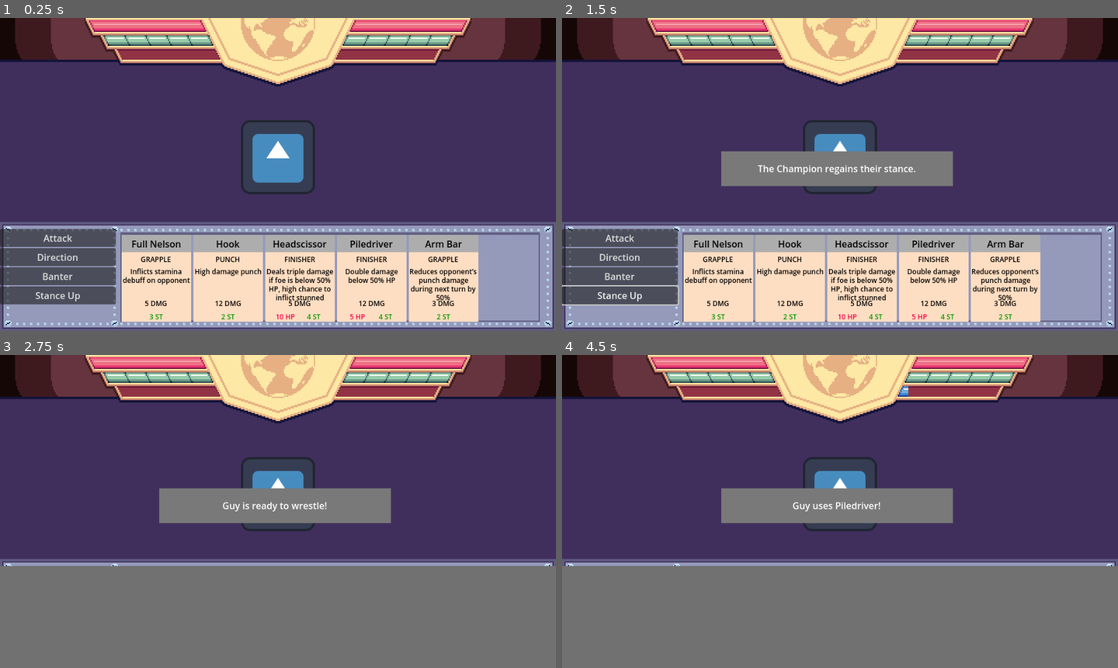
Above: before the commit, frames 1-4 (two rows, left to right).
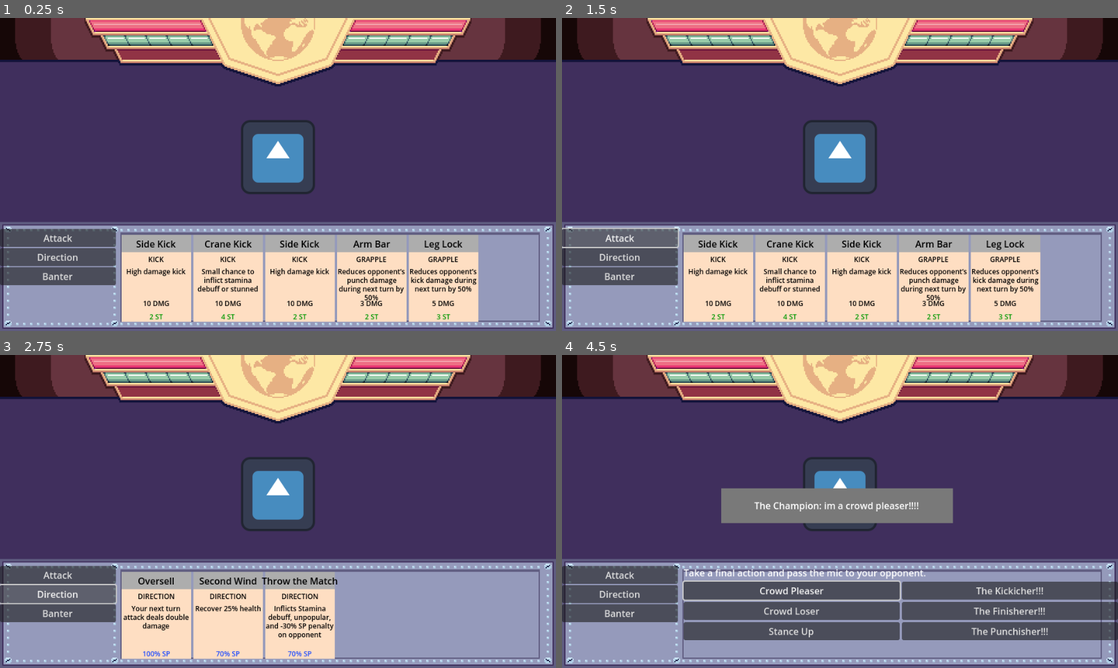
Above: after the commit, the same moments.

Repository: rakthalekk/JameGamWinter2024
Game: Godot game, scene res://src/main.tscn
The game is run twice, just before and just after one commit, with the same random seed, the same clock (stepped at 60 frames per second) and the same inputs. The engine's default icon, where the game draws it, is replaced by a stand-in: a white triangle on a blue panel in a dark square.
Inputs (mouse positions are in pixels of both pictures, inside the frame that each line leads up to):
- Up to frame 1 (0.25 s): no input
- Up to frame 2 (1.5 s): click (617, 296) at 0.5 s, where only the run before the commit has a clickable "Stance Up"; click "Attack" at 1.25 s
- Up to frame 3 (2.75 s): click "Direction" at 2 s
- Up to frame 4 (4.5 s): click "Banter" at 2.75 s; click (789, 589) at 3.5 s, where only the run after the commit has a clickable "Crowd Pleaser"; click (789, 611) at 4.25 s, where only the run after the commit has a clickable "Crowd Loser"

The runs differ from the first frame. In frame 1, 4.4% of the frame differs, in the area x 0-86%, y 71-97%; in frame 2, 9.4%; in frame 3, 35%, in the area x 0-100%, y 42-100%; in frame 4, 31%.

Commit message:
beginning of shop

Diff:
--- a/src/card_database.tscn
+++ b/src/card_database.tscn
@@ -32,7 +32,7 @@
 display_name = "Hook"
 description = "High damage punch"
 damage = 12
-stamina_cost = 2
+stamina_cost = 3
 
 [node name="Gut Punch" type="Sprite2D" parent="."]
 position = Vector2(585, 57)
@@ -77,8 +77,8 @@
 display_name = "Side Kick"
 type = 1
 description = "High damage kick"
-damage = 12
-stamina_cost = 3
+damage = 10
+stamina_cost = 2
 
 [node name="Leg Sweep" type="Sprite2D" parent="."]
 position = Vector2(252, 215)
@@ -212,19 +212,6 @@
 health_cost = 5
 stamina_cost = 4
 low_health_damage_multiplier = 2
-
-[node name="Headscissor" type="Sprite2D" parent="."]
-position = Vector2(755, 518)
-texture = ExtResource("2_spled")
-script = ExtResource("3_42tp3")
-display_name = "Headscissor"
-type = 3
-description = "Deals triple damage if foe is below 50% HP, high chance to inflict stunned"
-damage = 5
-health_cost = 10
-stamina_cost = 4
-stunned_chance = 66
-low_health_damage_multiplier = 3
 
 [node name="Oversell" type="Sprite2D" parent="."]
 position = Vector2(93, 663)
--- /dev/null
+++ b/src/card_shop.gd
@@ -0,0 +1,40 @@
+extends Control
+
+@export var shop_items : Array[Item]
+
+var CARDBUTTON = preload("res://src/card_shop_button.tscn")
+
+var selected_card: CardShopButton
+
+# Called when the node enters the scene tree for the first time.
+func _ready():
+	for item in shop_items:
+		var data = CardDatabase.get_card_by_name(item.item_name)
+		var card = CARDBUTTON.instantiate() as CardShopButton
+		card.populate_from_data(data, item.cost)
+		card.root = self
+		%Cards.add_child(card)
+
+	%Fame.text = str(Global.fame) + " Fame"
+
+
+func card_click(card: CardShopButton):
+	%CardInfo.text = card.card_data.display_name
+	selected_card = card
+
+
+func _on_buy_pressed():
+	if selected_card:
+		if Global.fame >= selected_card.card_cost:
+			Global.fame -= selected_card.card_cost
+			Global.player_card_list.append(selected_card.card_data)
+			%Fame.text = str(Global.fame) + " Fame"
+			selected_card.queue_free()
+			selected_card = null
+			%CardInfo.text = "No Card Selected"
+		else:
+			%CardInfo.text += "\nSorry Bud you cant afford that"
+
+
+func _on_leave_pressed():
+	get_tree().change_scene_to_file("res://src/main.tscn")
--- /dev/null
+++ b/src/card_shop.tscn
@@ -0,0 +1,125 @@
+[gd_scene load_steps=15 format=3 uid="uid://c0e06a6t5vpb2"]
+
+[ext_resource type="Script" path="res://src/card_shop.gd" id="1_gu8pu"]
+[ext_resource type="Script" path="res://src/item.gd" id="2_bxq17"]
+
+[sub_resource type="Resource" id="Resource_wj6d6"]
+script = ExtResource("2_bxq17")
+item_name = "Cross"
+cost = 100
+
+[sub_resource type="Resource" id="Resource_ard7s"]
+script = ExtResource("2_bxq17")
+item_name = "Hook"
+cost = 100
+
+[sub_resource type="Resource" id="Resource_syhht"]
+script = ExtResource("2_bxq17")
+item_name = "Gut Punch"
+cost = 100
+
+[sub_resource type="Resource" id="Resource_b2v8p"]
+script = ExtResource("2_bxq17")
+item_name = "Low Blow"
+cost = 100
+
+[sub_resource type="Resource" id="Resource_2dhnl"]
+script = ExtResource("2_bxq17")
+item_name = "Leg Sweep"
+cost = 100
+
+[sub_resource type="Resource" id="Resource_627es"]
+script = ExtResource("2_bxq17")
+item_name = "Roundhouse Kick"
+cost = 100
+
+[sub_resource type="Resource" id="Resource_lwhcg"]
+script = ExtResource("2_bxq17")
+item_name = "Flying Kick"
+cost = 100
+
+[sub_resource type="Resource" id="Resource_pdo1r"]
+script = ExtResource("2_bxq17")
+item_name = "Chokehold"
+cost = 100
+
+[sub_resource type="Resource" id="Resource_tpmfv"]
+script = ExtResource("2_bxq17")
+item_name = "Full Nelson"
+cost = 100
+
+[sub_resource type="Resource" id="Resource_uirqv"]
+script = ExtResource("2_bxq17")
+item_name = "Suplex"
+cost = 100
+
+[sub_resource type="Resource" id="Resource_t620x"]
+script = ExtResource("2_bxq17")
+item_name = "Gutbuster"
+cost = 100
+
+[sub_resource type="Resource" id="Resource_opwlb"]
+script = ExtResource("2_bxq17")
+item_name = "Body Slam"
+cost = 100
+
+[node name="CardShop" type="Control"]
+layout_mode = 3
+anchors_preset = 15
+anchor_right = 1.0
+anchor_bottom = 1.0
+grow_horizontal = 2
+grow_vertical = 2
+script = ExtResource("1_gu8pu")
+shop_items = Array[ExtResource("2_bxq17")]([SubResource("Resource_wj6d6"), SubResource("Resource_ard7s"), SubResource("Resource_syhht"), SubResource("Resource_b2v8p"), SubResource("Resource_2dhnl"), SubResource("Resource_627es"), SubResource("Resource_lwhcg"), SubResource("Resource_pdo1r"), SubResource("Resource_tpmfv"), SubResource("Resource_uirqv"), SubResource("Resource_t620x"), SubResource("Resource_opwlb")])
+
+[node name="VBoxContainer" type="VBoxContainer" parent="."]
+layout_mode = 1
+anchors_preset = 15
+anchor_right = 1.0
+anchor_bottom = 1.0
+grow_horizontal = 2
+grow_vertical = 2
+
+[node name="ScrollContainer" type="ScrollContainer" parent="VBoxContainer"]
+layout_mode = 2
+size_flags_vertical = 3
+
+[node name="Cards" type="HBoxContainer" parent="VBoxContainer/ScrollContainer"]
+unique_name_in_owner = true
+layout_mode = 2
+size_flags_horizontal = 3
+size_flags_vertical = 0
+
+[node name="HBoxContainer" type="HBoxContainer" parent="VBoxContainer"]
+layout_mode = 2
+size_flags_vertical = 3
+
+[node name="Fame" type="Label" parent="VBoxContainer/HBoxContainer"]
+unique_name_in_owner = true
+layout_mode = 2
+size_flags_vertical = 0
+text = "100000 Fame"
+
+[node name="CardInfo" type="Label" parent="VBoxContainer/HBoxContainer"]
+unique_name_in_owner = true
+custom_minimum_size = Vector2(200, 0)
+layout_mode = 2
+size_flags_vertical = 1
+text = "No Card Selected"
+autowrap_mode = 2
+
+[node name="Buy" type="Button" parent="VBoxContainer/HBoxContainer"]
+layout_mode = 2
+size_flags_horizontal = 0
+size_flags_vertical = 0
+text = "Buy Card"
+
+[node name="Leave" type="Button" parent="VBoxContainer/HBoxContainer"]
+layout_mode = 2
+size_flags_horizontal = 10
+size_flags_vertical = 0
+text = "Leave"
+
+[connection signal="pressed" from="VBoxContainer/HBoxContainer/Buy" to="." method="_on_buy_pressed"]
+[connection signal="pressed" from="VBoxContainer/HBoxContainer/Leave" to="." method="_on_leave_pressed"]
--- /dev/null
+++ b/src/card_shop_button.gd
@@ -0,0 +1,25 @@
+class_name CardShopButton
+extends ColorRect
+
+var root
+
+var card_data: CardData
+var card_cost: int
+
+func populate_from_data(data: CardData, cost: int):
+	card_data = data
+	card_cost = cost
+
+	name = card_data.name
+	%Name.text = data.display_name
+	%Type.text = CardData.CARDTYPE.keys()[data.type]
+	%Description.text = data.description
+	%Damage.text = str(card_data.damage) + " DMG"
+	%Cost.text = str(cost)
+
+	if data.type == CardData.CARDTYPE.DIRECTION:
+		%Damage.hide()
+
+
+func _on_button_pressed():
+	root.card_click(self)
--- /dev/null
+++ b/src/card_shop_button.tscn
@@ -0,0 +1,115 @@
+[gd_scene load_steps=2 format=3 uid="uid://cciyv6pg6q3qk"]
+
+[ext_resource type="Script" path="res://src/card_shop_button.gd" id="1_boomk"]
+
+[node name="CardShopButton" type="ColorRect"]
+custom_minimum_size = Vector2(120, 150)
+offset_right = 40.0
+offset_bottom = 40.0
+color = Color(0.996078, 0.870588, 0.760784, 1)
+script = ExtResource("1_boomk")
+
+[node name="VBoxContainer" type="VBoxContainer" parent="."]
+layout_mode = 1
+anchors_preset = 15
+anchor_right = 1.0
+anchor_bottom = 1.0
+grow_horizontal = 2
+grow_vertical = 2
+
+[node name="ColorRect" type="ColorRect" parent="VBoxContainer"]
+custom_minimum_size = Vector2(0, 30)
+layout_mode = 2
+color = Color(0.678431, 0.678431, 0.678431, 1)
+
+[node name="Name" type="Label" parent="VBoxContainer/ColorRect"]
+unique_name_in_owner = true
+layout_mode = 1
+anchors_preset = 8
+anchor_left = 0.5
+anchor_top = 0.5
+anchor_right = 0.5
+anchor_bottom = 0.5
+offset_left = -60.0
+offset_top = -11.5
+offset_right = 60.0
+offset_bottom = 11.5
+grow_horizontal = 2
+grow_vertical = 2
+theme_override_colors/font_color = Color(0, 0, 0, 1)
+text = "Big Slam"
+horizontal_alignment = 1
+
+[node name="Type" type="Label" parent="VBoxContainer"]
+unique_name_in_owner = true
+layout_mode = 2
+theme_override_colors/font_color = Color(0, 0, 0, 1)
+theme_override_font_sizes/font_size = 12
+text = "Slam"
+horizontal_alignment = 1
+
+[node name="Description" type="Label" parent="VBoxContainer"]
+unique_name_in_owner = true
+custom_minimum_size = Vector2(120, 0)
+layout_mode = 2
+theme_override_colors/font_color = Color(0, 0, 0, 1)
+theme_override_constants/line_spacing = -2
+theme_override_font_sizes/font_size = 12
+text = "Deals high damage and stuns the opponent for 1 turn"
+horizontal_alignment = 1
+autowrap_mode = 2
+
+[node name="VBoxContainer2" type="VBoxContainer" parent="."]
+layout_mode = 1
+anchors_preset = 7
+anchor_left = 0.5
+anchor_top = 1.0
+anchor_right = 0.5
+anchor_bottom = 1.0
+offset_left = -47.0
+offset_top = -40.0
+offset_right = 47.0
+grow_horizontal = 2
+grow_vertical = 0
+theme_override_constants/separation = 0
+
+[node name="Damage" type="Label" parent="VBoxContainer2"]
+unique_name_in_owner = true
+layout_mode = 2
+size_flags_horizontal = 6
+size_flags_vertical = 8
+theme_override_colors/font_color = Color(0, 0, 0, 1)
+theme_override_font_sizes/font_size = 12
+text = "0 DMG"
+horizontal_alignment = 1
+vertical_alignment = 2
+
+[node name="Cost" type="Label" parent="."]
+unique_name_in_owner = true
+layout_mode = 1
+anchors_preset = 7
+anchor_left = 0.5
+anchor_top = 1.0
+anchor_right = 0.5
+anchor_bottom = 1.0
+offset_left = -20.0
+offset_top = -23.0
+offset_right = 20.0
+grow_horizontal = 2
+grow_vertical = 0
+theme_override_colors/font_color = Color(0, 0, 0, 1)
+text = "100"
+horizontal_alignment = 1
+vertical_alignment = 1
+
+[node name="Button" type="Button" parent="."]
+modulate = Color(1, 1, 1, 0)
+layout_mode = 1
+anchors_preset = 15
+anchor_right = 1.0
+anchor_bottom = 1.0
+grow_horizontal = 2
+grow_vertical = 2
+focus_mode = 1
+
+[connection signal="pressed" from="Button" to="." method="_on_button_pressed"]
--- a/src/global.gd
+++ b/src/global.gd
@@ -2,3 +2,5 @@
 
 var player_card_list : Array[CardData]
 var player_deck : Array[CardData]
+
+var fame: int = 500
--- /dev/null
+++ b/src/item.gd
@@ -0,0 +1,5 @@
+class_name Item
+extends Resource
+
+@export var item_name: String
+@export var cost: int
--- a/src/main.gd
+++ b/src/main.gd
@@ -83,9 +83,22 @@
 	active_wrestler.stamina -= card_data.stamina_cost
 	active_wrestler.sp -= card_data.sp_cost
 
-	# Grapples give 10% SP
-	if card_data.type == CardData.CARDTYPE.GRAPPLE && !active_wrestler.unpopular:
-		active_wrestler.sp = min(MAX_SP, active_wrestler.sp + 10)
+	if !active_wrestler.unpopular:
+		# Grapples give 10% SP
+		if card_data.type == CardData.CARDTYPE.GRAPPLE:
+			active_wrestler.sp = min(MAX_SP, active_wrestler.sp + 10)
+		elif card_data.type == CardData.CARDTYPE.PUNCH:
+			if active_wrestler.punshisher:
+				active_wrestler.sp = min(MAX_SP, active_wrestler.sp + 5)
+			elif active_wrestler.kickicher:
+				active_wrestler.sp = max(0, active_wrestler.sp - 5)
+		elif card_data.type == CardData.CARDTYPE.KICK && active_wrestler.kickicher:
+			if active_wrestler.kickicher:
+				active_wrestler.sp = min(MAX_SP, active_wrestler.sp + 5)
+			elif active_wrestler.punshisher:
+				active_wrestler.sp = max(0, active_wrestler.sp - 5)
+		elif card_data.type == CardData.CARDTYPE.FINISHER && active_wrestler.finisherer:
+			active_wrestler.sp = min(MAX_SP, active_wrestler.sp + 20)
 
 	var damage = calculate_damage(card_data)
 
@@ -166,8 +179,16 @@
 	# Reduces damage based on the opponent's resistance
 	if card_data.type == CardData.CARDTYPE.PUNCH:
 		damage *= (1 - wrestler.opponent.punch_damage_reduction)
+		if wrestler.punshisher:
+			damage *= 1.25
+		elif wrestler.kickicher:
+			damage *= 0.75
 	elif card_data.type == CardData.CARDTYPE.KICK:
 		damage *= (1 - wrestler.opponent.kick_damage_reduction)
+		if wrestler.kickicher:
+			damage *= 1.25
+		elif wrestler.punshisher:
+			damage *= 0.75
 	elif card_data.type == CardData.CARDTYPE.FINISHER:
 		damage *= (1 - wrestler.opponent.finisher_damage_reduction)
 
@@ -263,17 +284,17 @@
 	check_game_end()
 	clear_flurry_punch()
 
+	active_wrestler.reset_penalties()
+
 	if active_wrestler == player:
 		active_wrestler = opponent
-		player.reset_penalties()
-		opponent.reset_buffs()
 		$AnimationPlayer.play("obscure")
 	else:
 		active_wrestler = player
-		opponent.reset_penalties()
-		player.reset_buffs()
 		_on_play_card_pressed()
 		$AnimationPlayer.play("unobscure")
+
+	active_wrestler.reset_defense_buffs()
 
 	draw_new_hand()
 	recalculate_card_damage()
@@ -316,6 +337,7 @@
 
 
 func stance_up():
+	active_wrestler.reset_attack_buffs()
 	%StatusText.text = active_wrestler.display_name + " regains their stance."
 	await display_status_text(false)
 
@@ -341,6 +363,7 @@
 
 
 func _on_banter_button_pressed():
+	active_wrestler.reset_attack_buffs()
 	%StatusText.text = active_wrestler.display_name + ": im a crowd pleaser!!!!"
 	await display_status_text(false)
 
@@ -355,6 +378,7 @@
 
 
 func _on_banter_button_2_pressed():
+	active_wrestler.reset_attack_buffs()
 	%StatusText.text = active_wrestler.display_name + ": your a crowd loser!!!!"
 	await display_status_text(false)
 
@@ -366,14 +390,39 @@
 
 
 func _on_banter_button_3_pressed():
-	pass
+	active_wrestler.reset_attack_buffs()
+	%StatusText.text = active_wrestler.display_name + ": its punshishering time!!!!"
+	await display_status_text(false)
+
+	active_wrestler.punshisher = true
+
+	update_bars()
+	change_turn()
 
 
 func _on_banter_button_4_pressed():
-	pass
+	active_wrestler.reset_attack_buffs()
+	%StatusText.text = active_wrestler.display_name + ": its kickishering time!!!!"
+	await display_status_text(false)
+
+	active_wrestler.kickicher = true
+
+	update_bars()
+	change_turn()
 
 
 func _on_banter_pressed():
 	%Cards.hide()
 	%Directions.hide()
 	%SmackTalk.show()
+
+
+func _on_banter_button_5_pressed():
+	active_wrestler.reset_attack_buffs()
+	%StatusText.text = active_wrestler.display_name + ": its finishering time!!!!"
+	await display_status_text(false)
+
+	active_wrestler.finisherer = true
+
+	update_bars()
+	change_turn()
--- a/src/main.tscn
+++ b/src/main.tscn
@@ -255,47 +255,66 @@
 size_flags_horizontal = 8
 text = "Banter"
 
-[node name="StanceUp" type="Button" parent="VBoxContainer/Deck/MarginContainer/BottomMenu/ActionButtons"]
+[node name="Cards" type="HBoxContainer" parent="VBoxContainer/Deck/MarginContainer/BottomMenu"]
+unique_name_in_owner = true
+layout_mode = 2
+
+[node name="Directions" type="HBoxContainer" parent="VBoxContainer/Deck/MarginContainer/BottomMenu"]
+unique_name_in_owner = true
+visible = false
+layout_mode = 2
+
+[node name="SmackTalk" type="VBoxContainer" parent="VBoxContainer/Deck/MarginContainer/BottomMenu"]
+unique_name_in_owner = true
+visible = false
+layout_mode = 2
+size_flags_horizontal = 3
+
+[node name="Label" type="Label" parent="VBoxContainer/Deck/MarginContainer/BottomMenu/SmackTalk"]
+layout_mode = 2
+text = "Take a final action and pass the mic to your opponent."
+
+[node name="HBoxContainer" type="HBoxContainer" parent="VBoxContainer/Deck/MarginContainer/BottomMenu/SmackTalk"]
+layout_mode = 2
+
+[node name="VBoxContainer" type="VBoxContainer" parent="VBoxContainer/Deck/MarginContainer/BottomMenu/SmackTalk/HBoxContainer"]
+layout_mode = 2
+size_flags_horizontal = 3
+
+[node name="BanterButton" type="Button" parent="VBoxContainer/Deck/MarginContainer/BottomMenu/SmackTalk/HBoxContainer/VBoxContainer"]
+unique_name_in_owner = true
+layout_mode = 2
+text = "Crowd Pleaser"
+
+[node name="BanterButton2" type="Button" parent="VBoxContainer/Deck/MarginContainer/BottomMenu/SmackTalk/HBoxContainer/VBoxContainer"]
+unique_name_in_owner = true
+layout_mode = 2
+text = "Crowd Loser"
+
+[node name="StanceUp" type="Button" parent="VBoxContainer/Deck/MarginContainer/BottomMenu/SmackTalk/HBoxContainer/VBoxContainer"]
 custom_minimum_size = Vector2(200, 0)
 layout_mode = 2
-size_flags_horizontal = 8
 text = "Stance Up"
 
-[node name="Cards" type="HBoxContainer" parent="VBoxContainer/Deck/MarginContainer/BottomMenu"]
-unique_name_in_owner = true
-layout_mode = 2
-
-[node name="Directions" type="HBoxContainer" parent="VBoxContainer/Deck/MarginContainer/BottomMenu"]
-unique_name_in_owner = true
-visible = false
-layout_mode = 2
-
-[node name="SmackTalk" type="VBoxContainer" parent="VBoxContainer/Deck/MarginContainer/BottomMenu"]
-unique_name_in_owner = true
-visible = false
+[node name="VBoxContainer2" type="VBoxContainer" parent="VBoxContainer/Deck/MarginContainer/BottomMenu/SmackTalk/HBoxContainer"]
 layout_mode = 2
 size_flags_horizontal = 3
 
-[node name="BanterButton" type="Button" parent="VBoxContainer/Deck/MarginContainer/BottomMenu/SmackTalk"]
-unique_name_in_owner = true
-layout_mode = 2
-text = "Crowd Pleaser"
-
-[node name="BanterButton2" type="Button" parent="VBoxContainer/Deck/MarginContainer/BottomMenu/SmackTalk"]
-unique_name_in_owner = true
-layout_mode = 2
-text = "Crowd Loser"
-
-[node name="BanterButton3" type="Button" parent="VBoxContainer/Deck/MarginContainer/BottomMenu/SmackTalk"]
+[node name="BanterButton4" type="Button" parent="VBoxContainer/Deck/MarginContainer/BottomMenu/SmackTalk/HBoxContainer/VBoxContainer2"]
+unique_name_in_owner = true
+layout_mode = 2
+text = "The Kickicher!!!"
+
+[node name="BanterButton5" type="Button" parent="VBoxContainer/Deck/MarginContainer/BottomMenu/SmackTalk/HBoxContainer/VBoxContainer2"]
+unique_name_in_owner = true
+layout_mode = 2
+text = "The Finisherer!!!"
+
+[node name="BanterButton3" type="Button" parent="VBoxContainer/Deck/MarginContainer/BottomMenu/SmackTalk/HBoxContainer/VBoxContainer2"]
 unique_name_in_owner = true
 layout_mode = 2
 text = "The Punchisher!!!"
 
-[node name="BanterButton4" type="Button" parent="VBoxContainer/Deck/MarginContainer/BottomMenu/SmackTalk"]
-unique_name_in_owner = true
-layout_mode = 2
-text = "The Kickicher!!!"
-
 [node name="TheBlocker" type="ColorRect" parent="VBoxContainer/Deck"]
 unique_name_in_owner = true
 visible = false
@@ -315,8 +334,8 @@
 anchor_right = 1.0
 anchor_bottom = 1.0
 offset_top = 178.0
-offset_right = 11520.0
-offset_bottom = 2292.0
+offset_right = 17280.0
+offset_bottom = 3348.0
 grow_horizontal = 2
 grow_vertical = 2
 color = Color(0.443137, 0.443137, 0.443137, 1)
@@ -335,8 +354,9 @@
 [connection signal="pressed" from="VBoxContainer/Deck/MarginContainer/BottomMenu/ActionButtons/Attack" to="." method="_on_play_card_pressed"]
 [connection signal="pressed" from="VBoxContainer/Deck/MarginContainer/BottomMenu/ActionButtons/Direction" to="." method="_on_direction_pressed"]
 [connection signal="pressed" from="VBoxContainer/Deck/MarginContainer/BottomMenu/ActionButtons/Banter" to="." method="_on_banter_pressed"]
-[connection signal="pressed" from="VBoxContainer/Deck/MarginContainer/BottomMenu/ActionButtons/StanceUp" to="." method="_on_stance_up_pressed"]
-[connection signal="pressed" from="VBoxContainer/Deck/MarginContainer/BottomMenu/SmackTalk/BanterButton" to="." method="_on_banter_button_pressed"]
-[connection signal="pressed" from="VBoxContainer/Deck/MarginContainer/BottomMenu/SmackTalk/BanterButton2" to="." method="_on_banter_button_2_pressed"]
-[connection signal="pressed" from="VBoxContainer/Deck/MarginContainer/BottomMenu/SmackTalk/BanterButton3" to="." method="_on_banter_button_3_pressed"]
-[connection signal="pressed" from="VBoxContainer/Deck/MarginContainer/BottomMenu/SmackTalk/BanterButton4" to="." method="_on_banter_button_4_pressed"]
+[connection signal="pressed" from="VBoxContainer/Deck/MarginContainer/BottomMenu/SmackTalk/HBoxContainer/VBoxContainer/BanterButton" to="." method="_on_banter_button_pressed"]
+[connection signal="pressed" from="VBoxContainer/Deck/MarginContainer/BottomMenu/SmackTalk/HBoxContainer/VBoxContainer/BanterButton2" to="." method="_on_banter_button_2_pressed"]
+[connection signal="pressed" from="VBoxContainer/Deck/MarginContainer/BottomMenu/SmackTalk/HBoxContainer/VBoxContainer/StanceUp" to="." method="_on_stance_up_pressed"]
+[connection signal="pressed" from="VBoxContainer/Deck/MarginContainer/BottomMenu/SmackTalk/HBoxContainer/VBoxContainer2/BanterButton4" to="." method="_on_banter_button_4_pressed"]
+[connection signal="pressed" from="VBoxContainer/Deck/MarginContainer/BottomMenu/SmackTalk/HBoxContainer/VBoxContainer2/BanterButton5" to="." method="_on_banter_button_5_pressed"]
+[connection signal="pressed" from="VBoxContainer/Deck/MarginContainer/BottomMenu/SmackTalk/HBoxContainer/VBoxContainer2/BanterButton3" to="." method="_on_banter_button_3_pressed"]
--- a/src/opponent.gd
+++ b/src/opponent.gd
@@ -24,10 +24,17 @@
 	elif stamina == 0 || stamina <= 2 && randf() > 0.5:
 		root.stance_up()
 	else:
-		if randf() > 0.5:
+		var random = randf()
+		if random < 0.2:
 			root._on_banter_button_pressed()
+		elif random < 0.4:
+			root._on_banter_button_2_pressed()
+		elif random < 0.6:
+			root._on_banter_button_3_pressed()
+		elif random < 0.8:
+			root._on_banter_button_4_pressed()
 		else:
-			root._on_banter_button_2_pressed()
+			root._on_banter_button_5_pressed()
 
 
 # Attempts to select an attack if one is available. May be overridden by specific enemies
--- a/src/wrestler.gd
+++ b/src/wrestler.gd
@@ -22,6 +22,10 @@
 var kick_damage_reduction = 0
 var finisher_damage_reduction = 0
 
+var punshisher = false
+var kickicher = false
+var finisherer = false
+
 var attack_list : Array[CardData]
 var direction_list : Array[CardData]
 
@@ -44,6 +48,13 @@
 		attack_list.append(card)
 		deck.append(card)
 
+	# temp way to add unlocked cards
+	if name == "Player":
+		for attack in Global.player_card_list:
+			var card = CardDatabase.get_card_by_name(attack.name)
+			attack_list.append(card)
+			deck.append(card)
+
 	for direction in data.direction_list:
 		direction_list.append(CardDatabase.get_card_by_name(direction))
 
@@ -56,7 +67,13 @@
 	unpopular = false
 
 
-func reset_buffs():
+func reset_attack_buffs():
+	punshisher = false
+	kickicher = false
+	finisherer = false
+
+
+func reset_defense_buffs():
 	punch_damage_reduction = 0
 	kick_damage_reduction = 0
 	finisher_damage_reduction = 0
--- a/src/wrestler_database.tscn
+++ b/src/wrestler_database.tscn
@@ -13,7 +13,7 @@
 script = ExtResource("1_5xqm4")
 display_name = "The Champion"
 max_hp = 100
-attack_list = Array[String](["Jab", "Cross", "Hook", "Gut Punch", "Uppercut", "Low Blow", "Side Kick", "Leg Sweep", "Roundhouse Kick", "Flying Kick", "Crane Kick", "Arm Bar", "Leg Lock", "Chokehold", "Full Nelson", "Suplex", "Gutbuster", "Body Slam", "Piledriver", "Headscissor"])
+attack_list = Array[String](["Jab", "Jab", "Uppercut", "Side Kick", "Side Kick", "Crane Kick", "Arm Bar", "Arm Bar", "Leg Lock", "Piledriver"])
 direction_list = Array[String](["Oversell", "Second Wind", "Throw the Match"])
 
 [node name="Guy" type="Sprite2D" parent="."]
@@ -22,5 +22,5 @@
 script = ExtResource("1_5xqm4")
 display_name = "Guy"
 max_hp = 100
-attack_list = Array[String](["Jab", "Cross", "Hook", "Gut Punch", "Uppercut", "Low Blow", "Side Kick", "Leg Sweep", "Roundhouse Kick", "Flying Kick", "Crane Kick", "Arm Bar", "Leg Lock", "Chokehold", "Full Nelson", "Suplex", "Gutbuster", "Body Slam", "Piledriver", "Headscissor"])
+attack_list = Array[String](["Jab", "Cross", "Hook", "Gut Punch", "Uppercut", "Low Blow", "Side Kick", "Leg Sweep", "Roundhouse Kick", "Flying Kick", "Crane Kick", "Arm Bar", "Leg Lock", "Chokehold", "Full Nelson", "Suplex", "Gutbuster", "Body Slam", "Piledriver"])
 direction_list = Array[String](["Oversell", "Second Wind", "Throw the Match"])
Not shown, added: assets/Buttons/AttackButton.png.import
Not shown, added: assets/Buttons/BanterButton.png.import
Not shown, added: assets/Buttons/DirectButton.png.import
Not shown, added: assets/Buttons/StanceButton.png.import
Not shown, added: assets/Cards/ArmBarCardSprite.png.import
Not shown, added: assets/Cards/BackBreakCard.png.import
Not shown, added: assets/Cards/BodySlamCard.png.import
Not shown, added: assets/Cards/ChokeholdCard.png.import
Not shown, added: assets/Cards/CraneKickCard.png.import
Not shown, added: assets/Cards/CrossCard.png.import
Not shown, added: assets/Cards/FlurryOfBlowsCard.png.import
Not shown, added: assets/Cards/FlyingKickCard.png.import
(and 14 more such lines)
